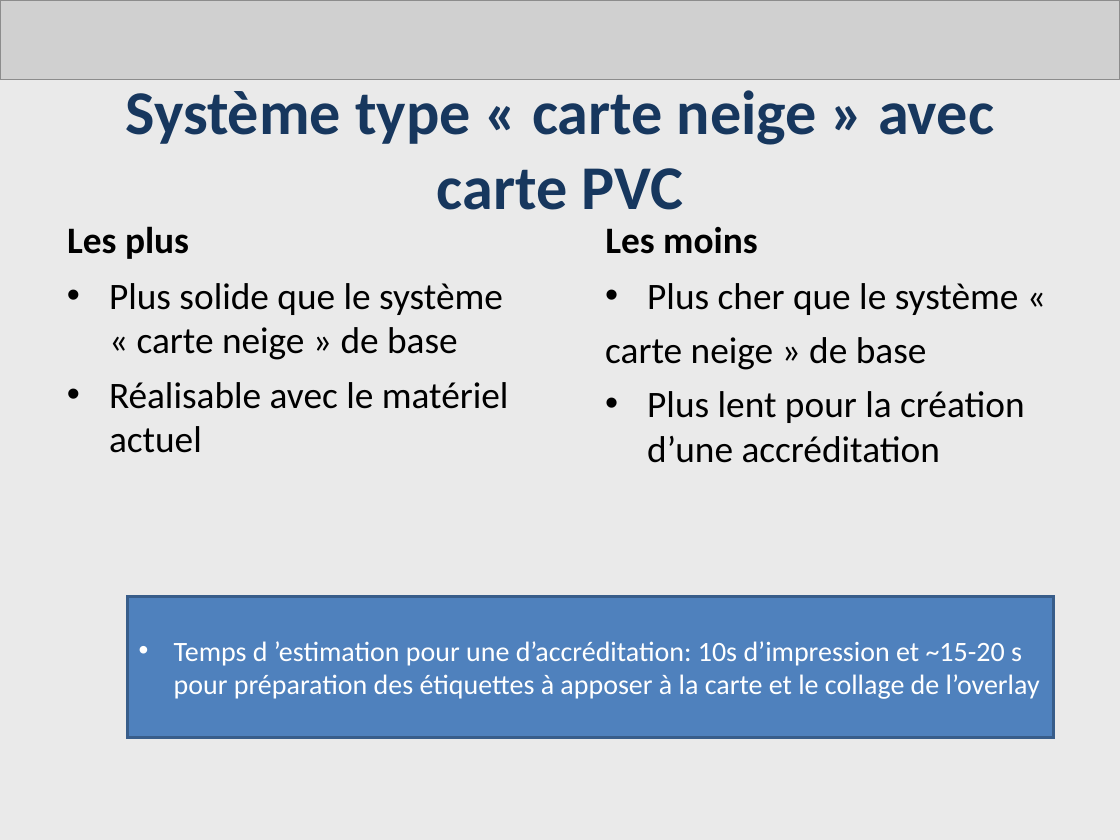
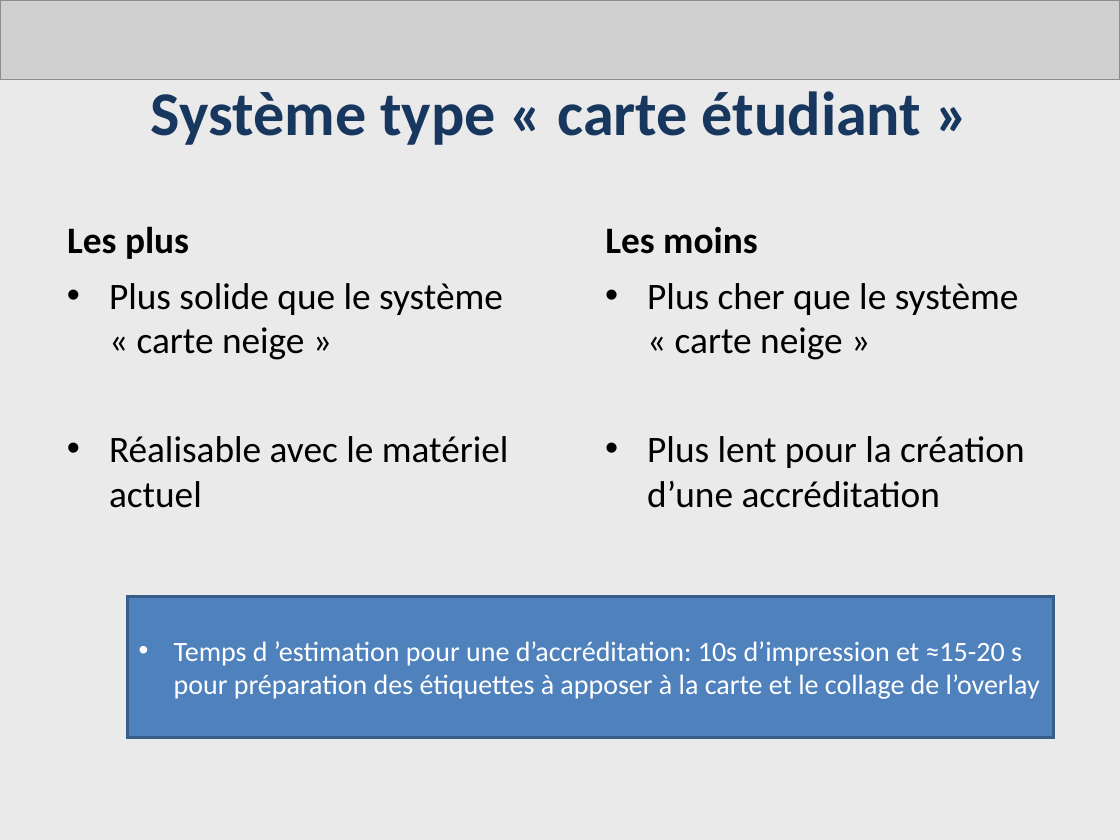
Before and after one commit to AdrienLombard/SimplePass, a slide deck: slide 4 of source/Système d'impression- Bilan intermédiaire - Version Adrien.ppt. Drawn at 1120x840 pixels with LibreOffice and Linux fonts; fonts in the diff are those of the drawing; grey boxes stand for pictures. Boxes give left, top, right and bottom in pixels: in the first picture for what was removed or moved away, otherwise in the second. Text is boxed around its words. In the diff, an @@ line names an element or a change of style, - is before the commit and + after.

Commit message:
Modifications (finales ?) du ppt des systèmes d'impression

```diff
--- a/source/Système d'impression- Bilan intermédiaire - Version Adrien.ppt
+++ b/source/Système d'impression- Bilan intermédiaire - Version Adrien.ppt
@@ title at <box>151,91,921,145</box>: text changed @@
-Système type « carte neige » avec carte PVC
+Système type « carte étudiant »
@@ text at <box>109,283,503,360</box>: text changed @@
-• Plus solide que le système « carte neige » de base
+• Plus solide que le système « carte neige »
@@ text at <box>647,283,1019,360</box>: text changed @@
-• Plus cher que le système «
-carte neige » de base
+• Plus cher que le système « carte neige »
@@ text in rectangle at <box>174,641,1040,699</box>: text changed @@
-• Temps d ’estimation pour une d’accréditation: 10s d’impression et ~15-20 s pour préparation des étiquettes à apposer à la carte et le collage de l’overlay
+• Temps d ’estimation pour une d’accréditation: 10s d’impression et ≈15-20 s pour préparation des étiquettes à apposer à la carte et le collage de l’overlay
```
Also in this commit, not shown: 4 other slides changed.
